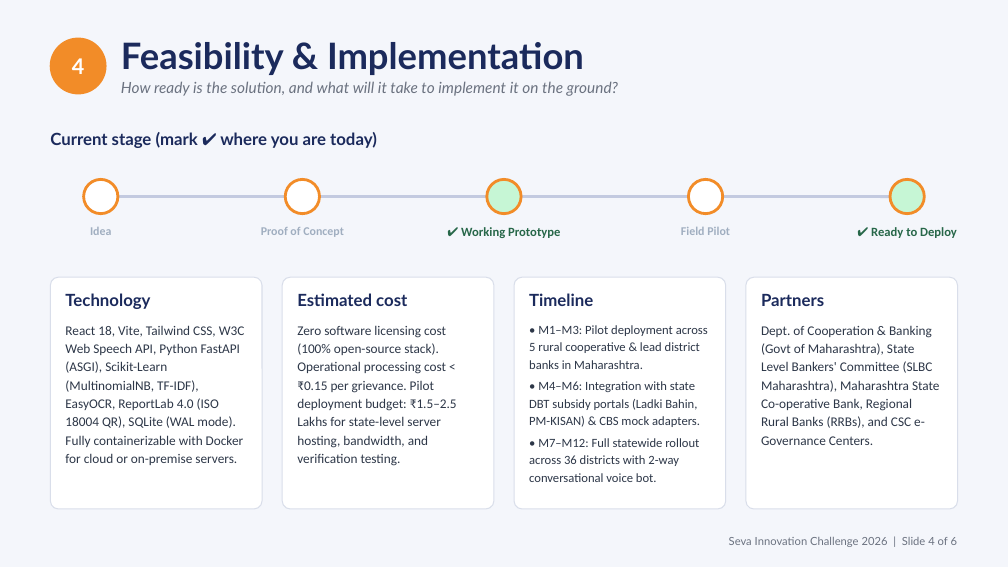
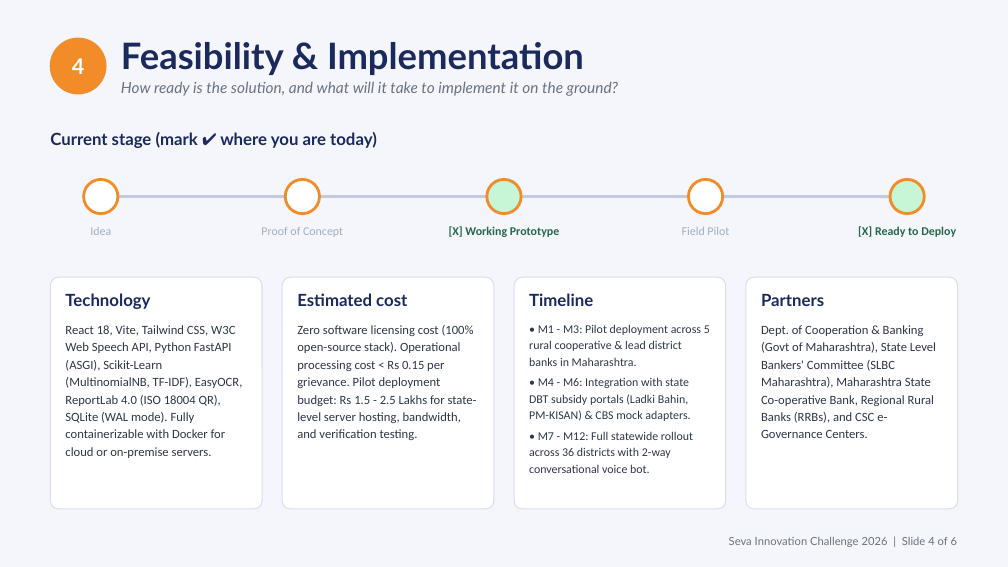
Before and after one commit to Vedantpatil24/grievanceiq, a slide deck: slide 4 of docs/SPIT_Report/Seva_Innovation_Challenge_2026_GrievanceIQ.pptx. Drawn at 1008x567 pixels with LibreOffice and Linux fonts; fonts in the diff are those of the drawing. Boxes give left, top, right and bottom in pixels: in the first picture for what was removed or moved away, otherwise in the second. Text is boxed around its words. In the diff, an @@ line names an element or a change of style, - is before the commit and + after.

```diff
--- a/docs/SPIT_Report/Seva_Innovation_Challenge_2026_GrievanceIQ.pptx
+++ b/docs/SPIT_Report/Seva_Innovation_Challenge_2026_GrievanceIQ.pptx
@@ text at [449, 226, 559, 237]: text changed; size 9 to 8.5 pt @@
-✔ Working Prototype
+[X] Working Prototype
@@ bold off in 3 elements at [90, 227, 111, 235], [261, 227, 343, 237], [682, 227, 729, 235] @@
@@ text at [858, 226, 956, 237]: text changed; size 9 to 8.5 pt @@
-✔ Ready to Deploy
+[X] Ready to Deploy
@@ text "React 18, Vite, Tailwind CSS, ..." at [65, 325, 242, 458]: size 9.5 to 9 pt @@
@@ text at [297, 325, 477, 440]: text changed; size 9.5 to 9 pt @@
-Zero software licensing cost (100% open-source stack). Operational processing cost < ₹0.15 per grievance. Pilot deployment budget: ₹1.5–2.5 Lakhs for state-level server hosting, bandwidth, and verification testing.
+Zero software licensing cost (100% open-source stack). Operational processing cost < Rs 0.15 per grievance. Pilot deployment budget: Rs 1.5 - 2.5 Lakhs for state-level server hosting, bandwidth, and verification testing.
@@ text at [529, 324, 710, 473]: text changed; size 9 to 8.5 pt @@
-• M1–M3: Pilot deployment across 5 rural cooperative & lead district banks in Maharashtra.
-• M4–M6: Integration with state DBT subsidy portals (Ladki Bahin, PM-KISAN) & CBS mock adapters.
-• M7–M12: Full statewide rollout across 36 districts with 2-way conversational voice bot.
+• M1 - M3: Pilot deployment across 5 rural cooperative & lead district banks in Maharashtra.
+• M4 - M6: Integration with state DBT subsidy portals (Ladki Bahin, PM-KISAN) & CBS mock adapters.
+• M7 - M12: Full statewide rollout across 36 districts with 2-way conversational voice bot.
@@ text "Dept. of Cooperation & Banking ..." at [761, 325, 936, 438]: size 9.5 to 9 pt @@
```
Also in this commit, not shown: 5 other slides changed, 1 other file.
